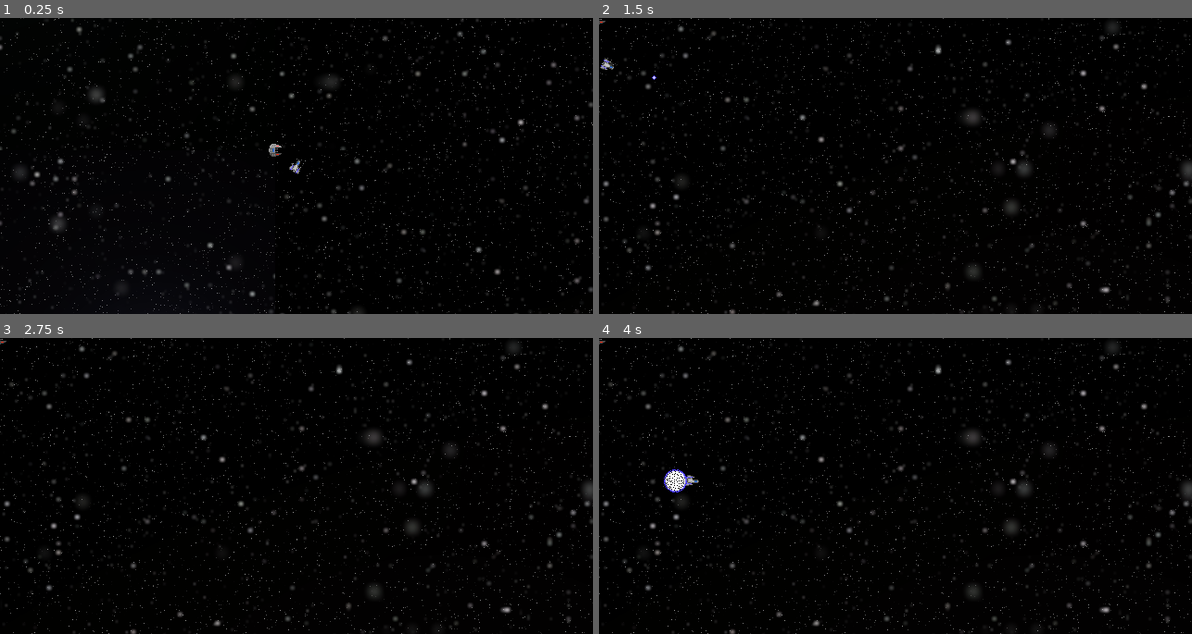
Above: before the commit, frames 1-4 (two rows, left to right).
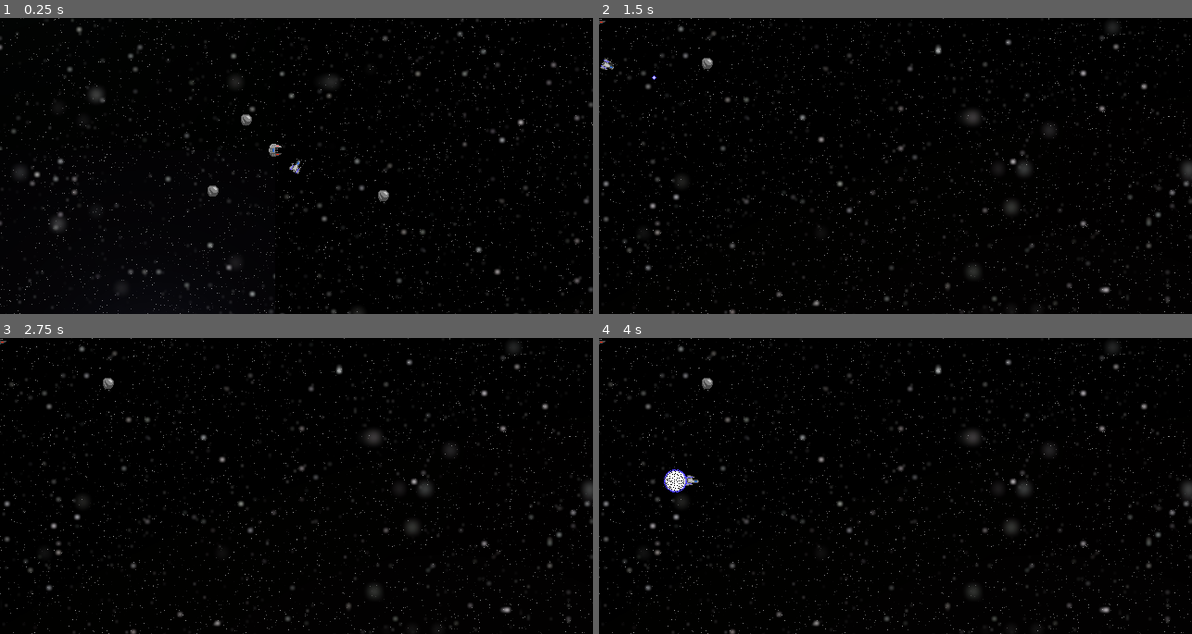
Above: after the commit, the same moments.

Repository: vYORKv/Sector-Flashpoint
Game: Godot game, scene res://Scenes/Game.tscn
The game is run twice, just before and just after one commit, with the same random seed, the same clock (stepped at 60 frames per second) and the same inputs. Sound files missing from this copy of the repository are replaced by a short silence.
Inputs (mouse positions are in pixels of both pictures, inside the frame that each line leads up to):
- Up to frame 1 (0.25 s): no input
- Up to frame 2 (1.5 s): tap Enter (ui_accept) at 0.5, 0.77 s; move the mouse to (1025, 151) at 0.52 s; hold D (strafe_right) 0.53-1.28 s; hold F (combat_speed) 0.53-1.28 s; move the mouse to (776, 180) at 1.27 s; hold S (reverse) from 1.28 s (still down); click (776, 180) at 1.35 s
- Up to frame 3 (2.75 s): tap Enter (ui_accept) at 1.52 s; move the mouse to (355, 420) at 2.02 s; release S (reverse) at 2.03 s; hold D (strafe_right) from 2.03 s (still down); hold F (combat_speed) from 2.03 s (still down)
- Up to frame 4 (4 s): tap Enter (ui_accept) at 2.75, 3.02, 3.77 s; move the mouse to (865, 545) at 2.77 s; release D (strafe_right) at 2.78 s; release F (combat_speed) at 2.78 s; hold W (forward) 2.78-3.53 s; click (865, 545) at 2.85 s; move the mouse to (1073, 530) at 3.52 s; hold A (strafe_left) from 3.53 s (still down); hold F (combat_speed) from 3.53 s (still down)

The runs differ from the first frame. In frame 1, 0.2% of the frame differs, in the area x 35-66%, y 32-62%; in frame 2, less than 0.1%; in frame 3, less than 0.1%; in frame 4, less than 0.1%.
Error in both runs: Attempt to call function 'queue_free' in base 'null instance' on a null instance. (res://Scripts/Player.gd:115)

Commit message:
Created small asteroid scene with bullet hit
+Asteroid scene. +Randomly generate asteroid sprite on instance. +Added collision for ships and hurtbox. +Allowed bullet to hit.

Diff:
--- a/Scenes/Game.tscn
+++ b/Scenes/Game.tscn
@@ -32,3 +32,12 @@
 
 [node name="Player" parent="GameLaunch" instance=ExtResource( 1 )]
 position = Vector2( 23.2238, 16.856 )
+
+[node name="AsteroidSpawn1" type="Node2D" parent="GameLaunch"]
+position = Vector2( -67, 44 )
+
+[node name="AsteroidSpawn2" type="Node2D" parent="GameLaunch"]
+position = Vector2( 117, 49 )
+
+[node name="AsteroidSpawn3" type="Node2D" parent="GameLaunch"]
+position = Vector2( -31, -33 )
--- /dev/null
+++ b/Scenes/Objects/AsteroidSmall.tscn
@@ -0,0 +1,28 @@
+[gd_scene load_steps=5 format=2]
+
+[ext_resource path="res://Scripts/AsteroidSmall.gd" type="Script" id=1]
+[ext_resource path="res://Graphics/Asteroids/small_asteroid_02.png" type="Texture" id=2]
+
+[sub_resource type="CircleShape2D" id=1]
+
+[sub_resource type="CircleShape2D" id=2]
+
+[node name="AsteroidSmall" type="KinematicBody2D"]
+collision_layer = 3
+collision_mask = 3
+script = ExtResource( 1 )
+
+[node name="Sprite" type="Sprite" parent="."]
+texture = ExtResource( 2 )
+
+[node name="Hurtbox" type="Area2D" parent="."]
+collision_layer = 2
+collision_mask = 2
+
+[node name="CollisionShape2D" type="CollisionShape2D" parent="Hurtbox"]
+scale = Vector2( 0.7, 0.7 )
+shape = SubResource( 1 )
+
+[node name="CollisionShape2D" type="CollisionShape2D" parent="."]
+scale = Vector2( 0.7, 0.7 )
+shape = SubResource( 2 )
--- /dev/null
+++ b/Scripts/AsteroidSmall.gd
@@ -0,0 +1,21 @@
+extends KinematicBody2D
+
+const SM_ASTER_01 = preload("res://Graphics/Asteroids/small_asteroid_01.png")
+const SM_ASTER_02 = preload("res://Graphics/Asteroids/small_asteroid_02.png")
+const SM_ASTER_03 = preload("res://Graphics/Asteroids/small_asteroid_03.png")
+
+var sprites = [SM_ASTER_01, SM_ASTER_02, SM_ASTER_03]
+
+onready var sprite = get_node("Sprite")
+
+func _ready():
+	randomize()
+
+	sprite.set_texture(get_sprite())
+
+func get_sprite():
+	var random_sprite = sprites[randi() % sprites.size()]
+	return random_sprite
+
+func hit(bullet):
+	pass
--- a/Scripts/GameLaunch.gd
+++ b/Scripts/GameLaunch.gd
@@ -1,7 +1,21 @@
 extends Node
 
 const DUMMY = preload("res://Scenes/Actors/Dummy.tscn")
+const AST_SM = preload("res://Scenes/Objects/AsteroidSmall.tscn")
+
+onready var AS1 = get_node("AsteroidSpawn1")
+onready var AS2 = get_node("AsteroidSpawn2")
+onready var AS3 = get_node("AsteroidSpawn3")
 
 func _ready():
 	var dummy = DUMMY.instance()
 	add_child(dummy)
+	var a1 = AST_SM.instance()
+	var a2 = AST_SM.instance()
+	var a3 = AST_SM.instance()
+	add_child(a1)
+	add_child(a2)
+	add_child(a3)
+	a1.position = AS1.global_position
+	a2.position = AS2.global_position
+	a3.position = AS3.global_position
--- a/project.godot
+++ b/project.godot
@@ -62,45 +62,45 @@
 
 ui_left={
 "deadzone": 0.5,
-"events": [ Object(InputEventKey,"resource_local_to_scene":false,"resource_name":"","device":0,"alt":false,"shift":false,"control":false,"meta":false,"command":false,"pressed":false,"scancode":16777231,"unicode":0,"echo":false,"script":null)
+"events": [ Object(InputEventKey,"resource_local_to_scene":false,"resource_name":"","device":0,"alt":false,"shift":false,"control":false,"meta":false,"command":false,"pressed":false,"scancode":16777231,"physical_scancode":0,"unicode":0,"echo":false,"script":null)
 , Object(InputEventJoypadButton,"resource_local_to_scene":false,"resource_name":"","device":0,"button_index":14,"pressure":0.0,"pressed":false,"script":null)
  ]
 }
 ui_right={
 "deadzone": 0.5,
-"events": [ Object(InputEventKey,"resource_local_to_scene":false,"resource_name":"","device":0,"alt":false,"shift":false,"control":false,"meta":false,"command":false,"pressed":false,"scancode":16777233,"unicode":0,"echo":false,"script":null)
+"events": [ Object(InputEventKey,"resource_local_to_scene":false,"resource_name":"","device":0,"alt":false,"shift":false,"control":false,"meta":false,"command":false,"pressed":false,"scancode":16777233,"physical_scancode":0,"unicode":0,"echo":false,"script":null)
 , Object(InputEventJoypadButton,"resource_local_to_scene":false,"resource_name":"","device":0,"button_index":15,"pressure":0.0,"pressed":false,"script":null)
  ]
 }
 ui_up={
 "deadzone": 0.5,
-"events": [ Object(InputEventKey,"resource_local_to_scene":false,"resource_name":"","device":0,"alt":false,"shift":false,"control":false,"meta":false,"command":false,"pressed":false,"scancode":16777232,"unicode":0,"echo":false,"script":null)
+"events": [ Object(InputEventKey,"resource_local_to_scene":false,"resource_name":"","device":0,"alt":false,"shift":false,"control":false,"meta":false,"command":false,"pressed":false,"scancode":16777232,"physical_scancode":0,"unicode":0,"echo":false,"script":null)
 , Object(InputEventJoypadButton,"resource_local_to_scene":false,"resource_name":"","device":0,"button_index":12,"pressure":0.0,"pressed":false,"script":null)
  ]
 }
 combat_speed={
 "deadzone": 0.5,
-"events": [ Object(InputEventKey,"resource_local_to_scene":false,"resource_name":"","device":0,"alt":false,"shift":false,"control":false,"meta":false,"command":false,"pressed":false,"scancode":70,"unicode":0,"echo":false,"script":null)
+"events": [ Object(InputEventKey,"resource_local_to_scene":false,"resource_name":"","device":0,"alt":false,"shift":false,"control":false,"meta":false,"command":false,"pressed":false,"scancode":70,"physical_scancode":0,"unicode":0,"echo":false,"script":null)
  ]
 }
 forward={
 "deadzone": 0.5,
-"events": [ Object(InputEventKey,"resource_local_to_scene":false,"resource_name":"","device":0,"alt":false,"shift":false,"control":false,"meta":false,"command":false,"pressed":false,"scancode":87,"unicode":0,"echo":false,"script":null)
+"events": [ Object(InputEventKey,"resource_local_to_scene":false,"resource_name":"","device":0,"alt":false,"shift":false,"control":false,"meta":false,"command":false,"pressed":false,"scancode":87,"physical_scancode":0,"unicode":0,"echo":false,"script":null)
  ]
 }
 reverse={
 "deadzone": 0.5,
-"events": [ Object(InputEventKey,"resource_local_to_scene":false,"resource_name":"","device":0,"alt":false,"shift":false,"control":false,"meta":false,"command":false,"pressed":false,"scancode":83,"unicode":0,"echo":false,"script":null)
+"events": [ Object(InputEventKey,"resource_local_to_scene":false,"resource_name":"","device":0,"alt":false,"shift":false,"control":false,"meta":false,"command":false,"pressed":false,"scancode":83,"physical_scancode":0,"unicode":0,"echo":false,"script":null)
  ]
 }
 strafe_left={
 "deadzone": 0.5,
-"events": [ Object(InputEventKey,"resource_local_to_scene":false,"resource_name":"","device":0,"alt":false,"shift":false,"control":false,"meta":false,"command":false,"pressed":false,"scancode":65,"unicode":0,"echo":false,"script":null)
+"events": [ Object(InputEventKey,"resource_local_to_scene":false,"resource_name":"","device":0,"alt":false,"shift":false,"control":false,"meta":false,"command":false,"pressed":false,"scancode":65,"physical_scancode":0,"unicode":0,"echo":false,"script":null)
  ]
 }
 strafe_right={
 "deadzone": 0.5,
-"events": [ Object(InputEventKey,"resource_local_to_scene":false,"resource_name":"","device":0,"alt":false,"shift":false,"control":false,"meta":false,"command":false,"pressed":false,"scancode":68,"unicode":0,"echo":false,"script":null)
+"events": [ Object(InputEventKey,"resource_local_to_scene":false,"resource_name":"","device":0,"alt":false,"shift":false,"control":false,"meta":false,"command":false,"pressed":false,"scancode":68,"physical_scancode":0,"unicode":0,"echo":false,"script":null)
  ]
 }
 shoot={
Not shown, changed: Graphics/Asteroids/medium_asteroid_01.png.import
Not shown, changed: Graphics/Asteroids/medium_asteroid_02.png.import
Not shown, changed: Graphics/Asteroids/medium_asteroid_03.png.import
Not shown, changed: Graphics/Asteroids/small_asteroid_01.png.import
Not shown, changed: Graphics/Asteroids/small_asteroid_02.png.import
Not shown, changed: Graphics/Asteroids/small_asteroid_03.png.import
Not shown, changed: Graphics/Bullets/blue_bullet.png.import
Not shown, changed: Graphics/Bullets/bullet_hit.png.import
Not shown, changed: Graphics/Bullets/bullet_hit_01.png.import
Not shown, changed: Graphics/Bullets/bullet_hit_02.png.import
Not shown, changed: Graphics/Bullets/bullet_hit_03.png.import
Not shown, changed: Graphics/Bullets/green_bullet.png.import
(and 71 more such lines)
